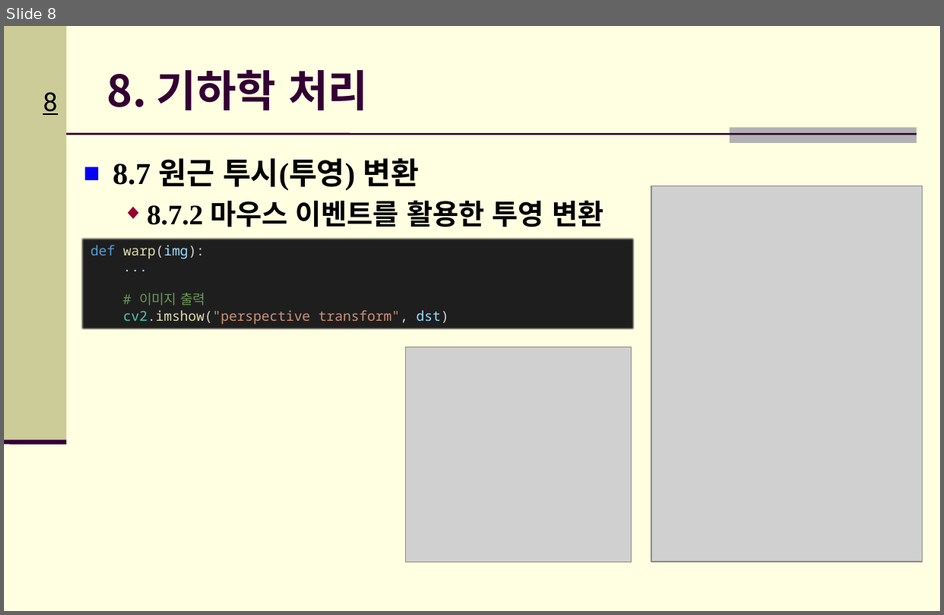
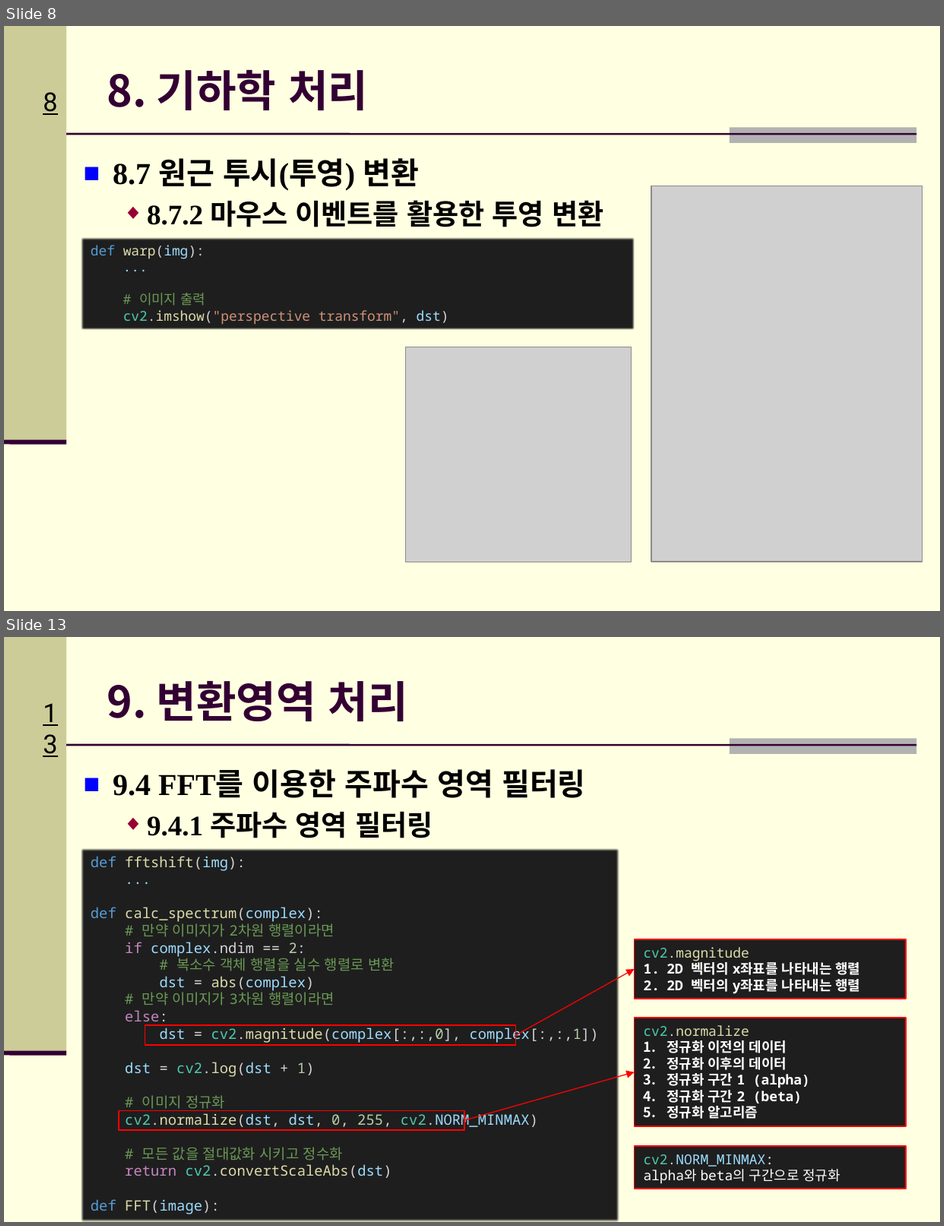
Before and after one commit to Hitbee-dev/OpenCV-Python, a slide deck: 2022-12-06/documents/CH_08 기하학 처리 & CH_09 변환영역 처리.pptx. Shown one above the other, each under a label of ours: slide 8 before the commit, slides 8 and 13 after it; the slides between them are not shown. The pictures are 944x615 and 944x1226 pixels, drawn with LibreOffice and Linux fonts; fonts in the diff are those of the drawing; grey boxes stand for pictures; background and template pictures are left out. Boxes give left, top, right and bottom in pixels: in the first picture for what was removed or moved away, otherwise in the second. Text is boxed around its words. In the diff, an @@ line names an element or a change of style, - is before the commit and + after.

Commit message:
:memo: Update: CH_09 변환 영역 처리 PPT 자료 추가

```diff
--- a/2022-12-06/documents/CH_08 기하학 처리 & CH_09 변환영역 처리.pptx
+++ b/2022-12-06/documents/CH_08 기하학 처리 & CH_09 변환영역 처리.pptx
@@ slide 13 added at box(4, 637, 940, 1222), background #FFFFE1; not listed: 5 template elements that a slide beside it also shows @@
@@ title added at box(107, 681, 408, 721), 33.3 pt, text #330033, bold @@
+9. 변환영역 처리
@@ text added at box(113, 769, 586, 838), 23.3 pt, text #000000, bold @@
+■ 9.4 FFT를 이용한 주파수 영역 필터링
+  ◆ 9.4.1 주파수 영역 필터링
@@ rectangle added at box(82, 848, 620, 1222), fill #1E1E1E, 11 pt, text #9CDCFE @@
+def fftshift(img):
+...
+def calc_spectrum(complex):
+# 만약 이미지가 2차원 행렬이라면
+if complex.ndim == 2:
+# 복소수 객체 행렬을 실수 행렬로 변환
+dst = abs(complex)
+# 만약 이미지가 3차원 행렬이라면
+else:
+dst = cv2.magnitude(complex[:,:,0], complex[:,:,1])
+dst = cv2.log(dst + 1)
+# 이미지 정규화
+cv2.normalize(dst, dst, 0, 255, cv2.NORM_MINMAX)
+# 모든 값을 절대값화 시키고 정수화
+return cv2.convertScaleAbs(dst)
+def FFT(image):
@@ rectangle added at box(634, 939, 905, 999), fill #1E1E1E, outline #FF0000 1 pt, 10.5 pt, text #FFFFFF, bold @@
+cv2.magnitude
+1. 2D 벡터의 x좌표를 나타내는 행렬
+2. 2D 벡터의 y좌표를 나타내는 행렬
@@ arrow added from (516, 1035) to (634, 969), #FF0000 0.75 pt @@
@@ rectangle added at box(634, 1018, 905, 1126), fill #1E1E1E, outline #FF0000 1 pt, 10.5 pt, text #FFFFFF, bold @@
+cv2.normalize
+1. 정규화 이전의 데이터
+2. 정규화 이후의 데이터
+3. 정규화 구간 1 (alpha)
+4. 정규화 구간 2 (beta)
+5. 정규화 알고리즘
@@ rectangle added at box(145, 1025, 516, 1045), outline #FF0000 1 pt @@
@@ arrow added from (465, 1120) to (634, 1072), #FF0000 0.75 pt @@
@@ rectangle added at box(118, 1110, 464, 1130), outline #FF0000 1 pt @@
@@ rectangle added at box(634, 1146, 905, 1189), fill #1E1E1E, outline #FF0000 1 pt, 10.5 pt, text #FFFFFF @@
+cv2.NORM_MINMAX:
+alpha와 beta의 구간으로 정규화
```
Also in this commit, not shown: 10 other slides added.
